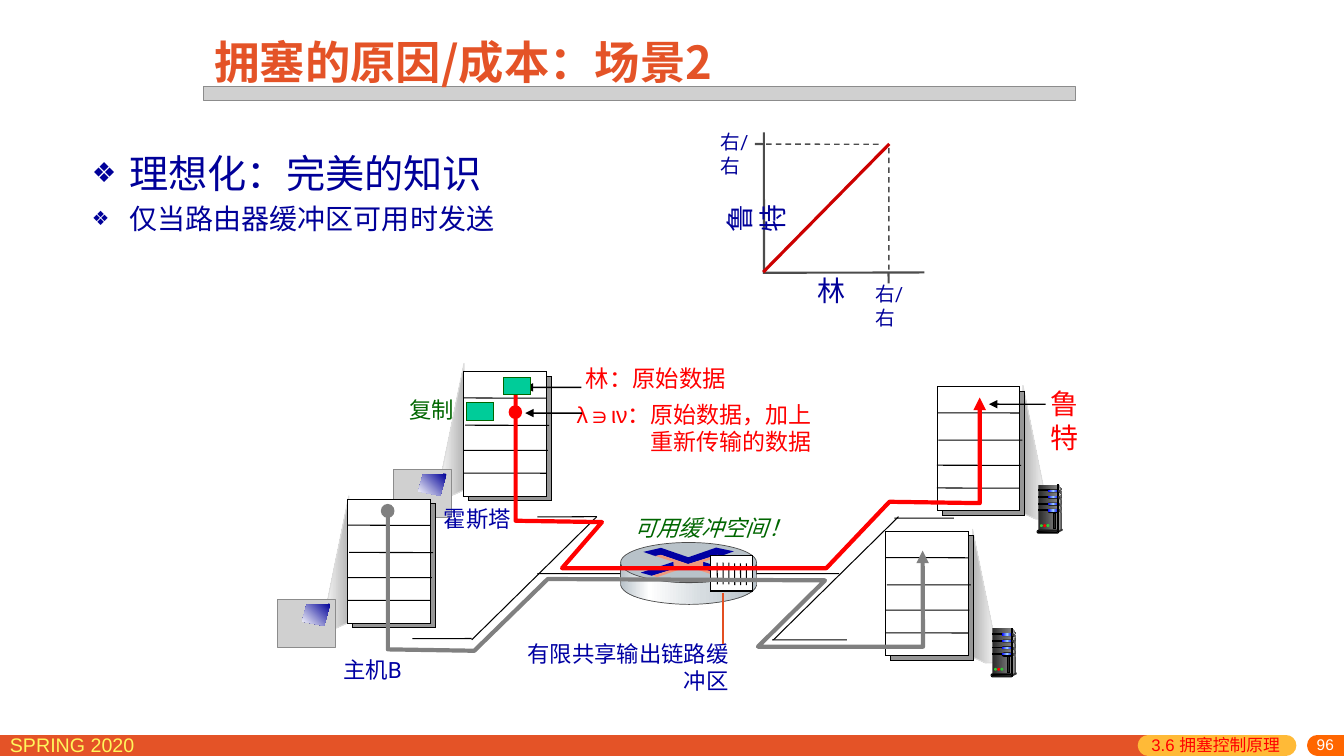
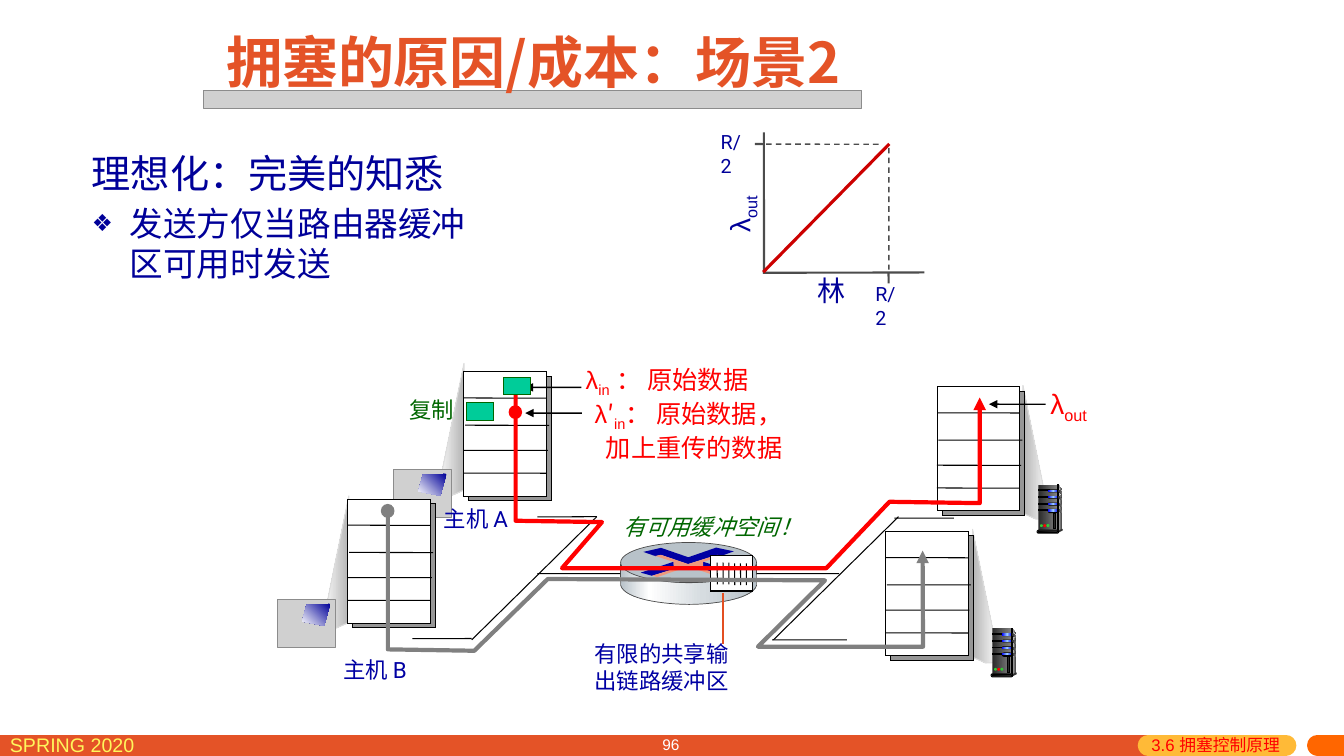
Before and after one commit to network-distributed/presentations, a slide deck: slide 96 of chapter3_cn.pptx. Drawn at 1344x756 pixels with LibreOffice and Linux fonts; fonts in the diff are those of the drawing; grey boxes stand for pictures. Boxes give left, top, right and bottom in pixels: in the first picture for what was removed or moved away, otherwise in the second. Text is boxed around its words. In the diff, an @@ line names an element or a change of style, - is before the commit and + after.

```diff
--- a/chapter3_cn.pptx
+++ b/chapter3_cn.pptx
@@ title "拥塞的原因/成本：场景2" at box(226, 35, 840, 97): size 32.4 to 40 pt; alignment left to centre @@
@@ picture: place and size @@
-picture at box(204, 87, 1076, 101)
+picture at box(204, 90, 862, 108)
@@ text at box(721, 135, 741, 173): text changed @@
-右/右
+R/2
@@ text at box(92, 155, 466, 279): text changed; size 20 to 24 pt @@
-❖ 理想化：完美的知识
-❖ 仅当路由器缓冲区可用时发送
+理想化：完美的知悉
+❖ 发送方仅当路由器缓冲区可用时发送
@@ text at box(718, 206, 792, 232): text changed; font Roboto to Arial @@
-鲁特
+λout
@@ text at box(875, 283, 895, 325): text changed @@
-右/右
+R/2
@@ text at box(648, 367, 749, 391): text changed; size 16.7 to 18 pt; font Roboto to Arial @@
-林：原始数据
+λin ： 原始数据
@@ text at box(595, 401, 782, 459): text changed; size 16.4 to 18 pt @@
-λ∋ιν：原始数据，加上重新传输的数据
+λ′in： 原始数据，加上重传的数据
@@ text at box(1050, 390, 1078, 451): text changed; font Roboto to Arial @@
-鲁特
+λout
@@ text at box(444, 504, 508, 529): text changed @@
-霍斯塔
+主机 A
@@ text at box(623, 516, 802, 537): text changed @@
-可用缓冲空间！
+有可用缓冲空间！
@@ text at box(343, 659, 407, 680): spaces changed @@
-主机B
+主机 B
@@ text at box(595, 640, 729, 691): text changed @@
-有限共享输出链路缓冲区
+有限的共享输出链路缓冲区
@@ page number added at box(662, 739, 679, 750), 11 pt, text #FFFFFF @@
+96
@@ page number rewrapped from box(1317, 739, 1334, 750) to box(1100, 754, 1344, 756) @@
```
Also in this commit, not shown: 123 other slides changed, 1 slide removed, 1 other file.
